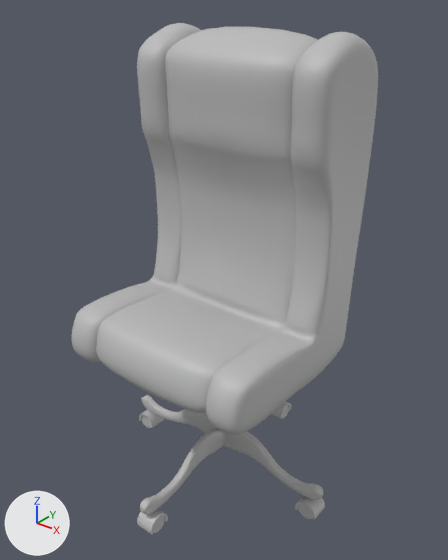
Renders of the FBX model Assets/Models/chair.fbx from each side of a commit.
The view is the same before and after, from a 50 mm camera at (1.242, -0.442, 1.715) aimed at (-0.002, 1.113, 0.751). Every picture has the same lights, and +X, +Y and +Z are marked at lower left. Where no turn or scale is listed for an object, it has been applied to the vertices.
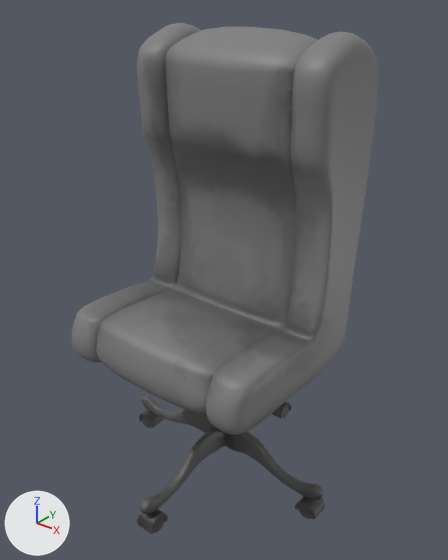
What differs and where, as boxes (x1, y1, x2, y2) in the pictures (448 x 560 px):
'pCylinder9', recoloured (grey to black)
    both: (137, 395, 325, 534)
part 1 of me_mesh, deleted
    before: (72, 28, 378, 414)
part 2 of me_mesh, recoloured
    both: (72, 23, 378, 435)

The change, as a list of edits to the scene's bpy script:
```text
Add img_chairlegs_mat_base_color_png:
    img_chairlegs_mat_base_color_png = load_image('chairLegs_Mat_Base_Color.png', '_unpacked/chairLegs_Mat_Base_Color.png', 2048, 2048, 'sRGB')
Add img_chair_mat_base_color_png:
    img_chair_mat_base_color_png = load_image('chair_Mat_Base_Color.png', '_unpacked/chair_Mat_Base_Color.png', 2048, 2048, 'sRGB')
Add mat_chairlegs_mat:
    mat_chairlegs_mat = principled_material('chairLegs_Mat')
    mat_chairlegs_mat.texture = img_chairlegs_mat_base_color_png
Add mat_chair_mat:
    mat_chair_mat = principled_material('chair_Mat')
    mat_chair_mat.texture = img_chair_mat_base_color_png
Change me_mesh_001:
    where me_mesh_001.from_pydata(...)  # 1908 vertices, 2032 faces; spans x -0.461..0.461, y -0.461..0.461, z -0.278..0.278
    remove me_mesh_001.materials.append(mat_lambert1)  # grey #bcbcbc
    add me_mesh_001.materials.append(mat_chairlegs_mat)  # picture img_chairlegs_mat_base_color_png
Change me_mesh:
    used by ob_polysurface1; location = (0.016, 1.028, 1.022)
    remove me_mesh.from_pydata(...)  # 12414 vertices, 12408 faces; spans x -0.373..0.373, y -0.358..0.363, z -0.568..0.559
    add me_mesh.from_pydata(...)  # 5126 vertices, 5120 faces; spans x -0.373..0.373, y -0.358..0.363, z -0.568..0.559
    me_mesh part 1: 7288 vertices removed from x -0.373..0.373, y -0.358..0.363, z -0.567..0.553
    me_mesh part 2: 2566 faces spanning x -0.373..0.373, y -0.358..0.361, z -0.568..0.559 switch from mat_lambert1 (grey #bcbcbc) to mat_chair_mat (picture img_chair_mat_base_color_png)
```
